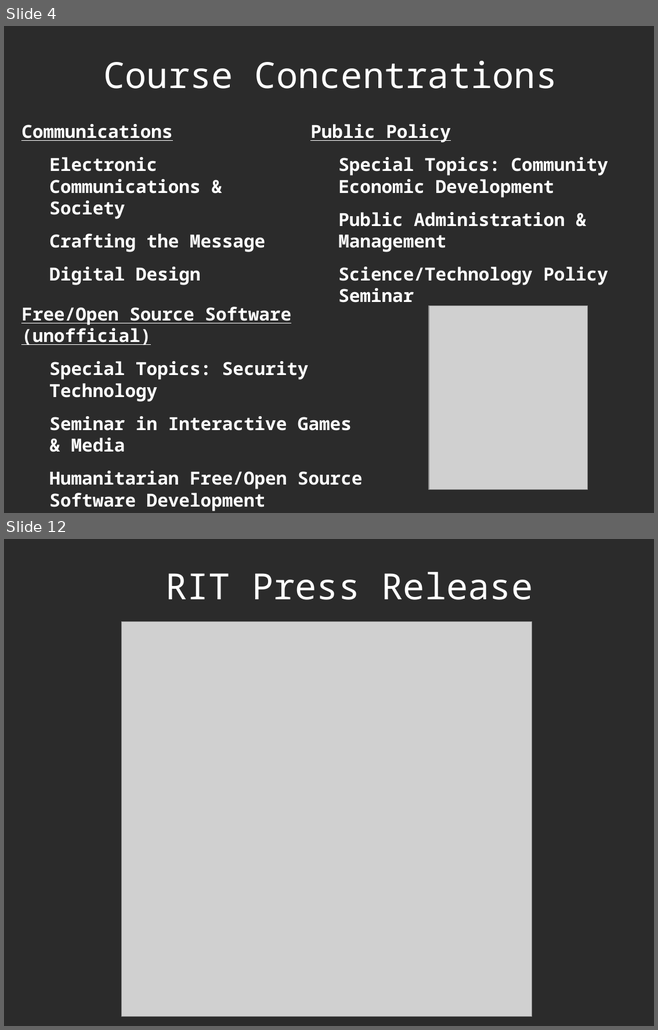
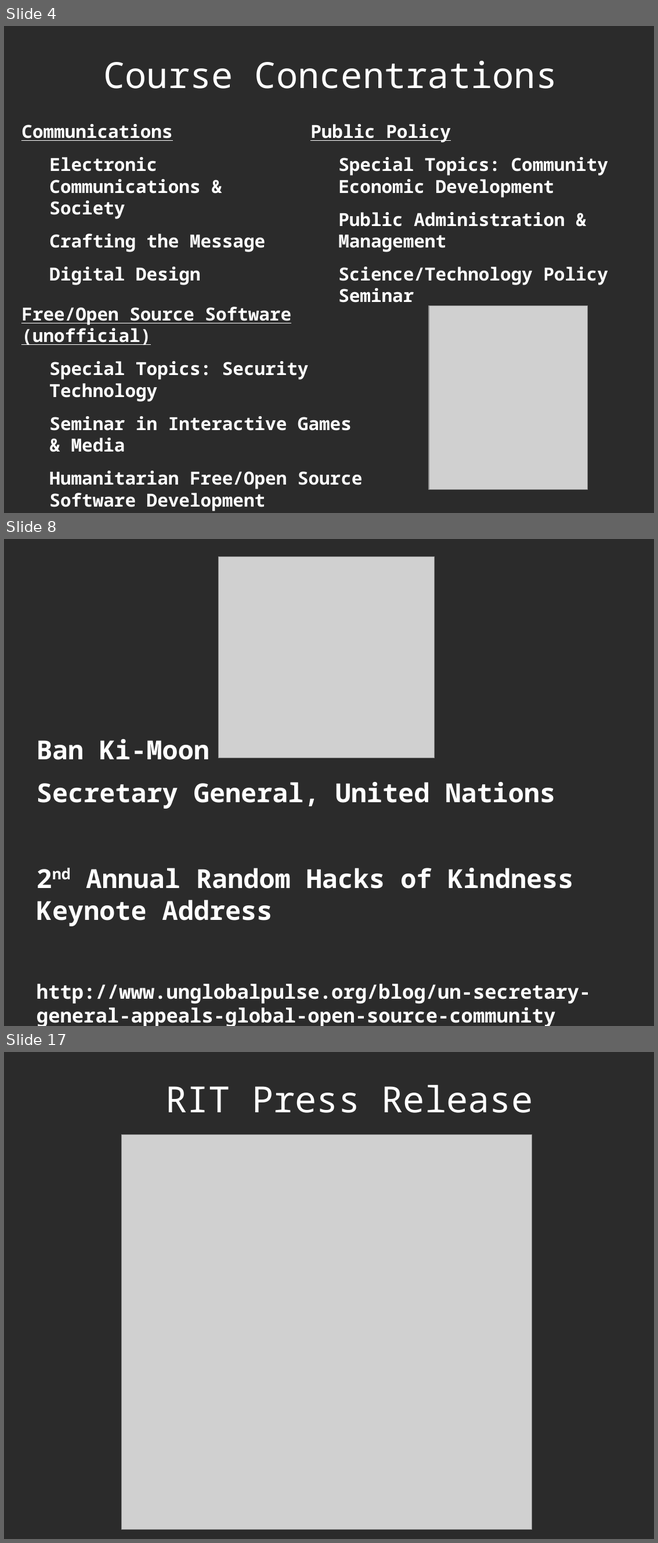
Before and after one commit to decause/RITCapstone, a slide deck: capstone-remy-preso.odp. Shown one above the other, each under a label of ours: slides 4 and 12 before the commit, slides 4, 8 and 17 after it; the slides between them are not shown. The pictures are 658x1030 and 658x1543 pixels, drawn with LibreOffice and Linux fonts; fonts in the diff are those of the drawing; grey boxes stand for pictures; background and template pictures are left out; a plain dark background stands for a picture behind light text. Boxes give left, top, right and bottom in pixels: in the first picture for what was removed or moved away, otherwise in the second. Text is boxed around its words. In the diff, an @@ line names an element or a change of style, - is before the commit and + after.

```diff
--- a/capstone-remy-preso.odp
+++ b/capstone-remy-preso.odp
@@ slide 8 added at (4,539,654,1026), background picture (left out) @@
@@ picture added at (218,556,434,758) @@
@@ text added at (36,739,590,1026), 24 pt, text #FFFFFF, bold @@
+Ban Ki-Moon
+Secretary General, United Nations
+2nd Annual Random Hacks of Kindness Keynote Address
+http://www.unglobalpulse.org/blog/un-secretary-general-appeals-global-open-source-community
@@ what was slide 12 is now slide 17 @@
```
Also in this commit, not shown: 17 slides changed, 9 other slides added, 5 slides removed.
